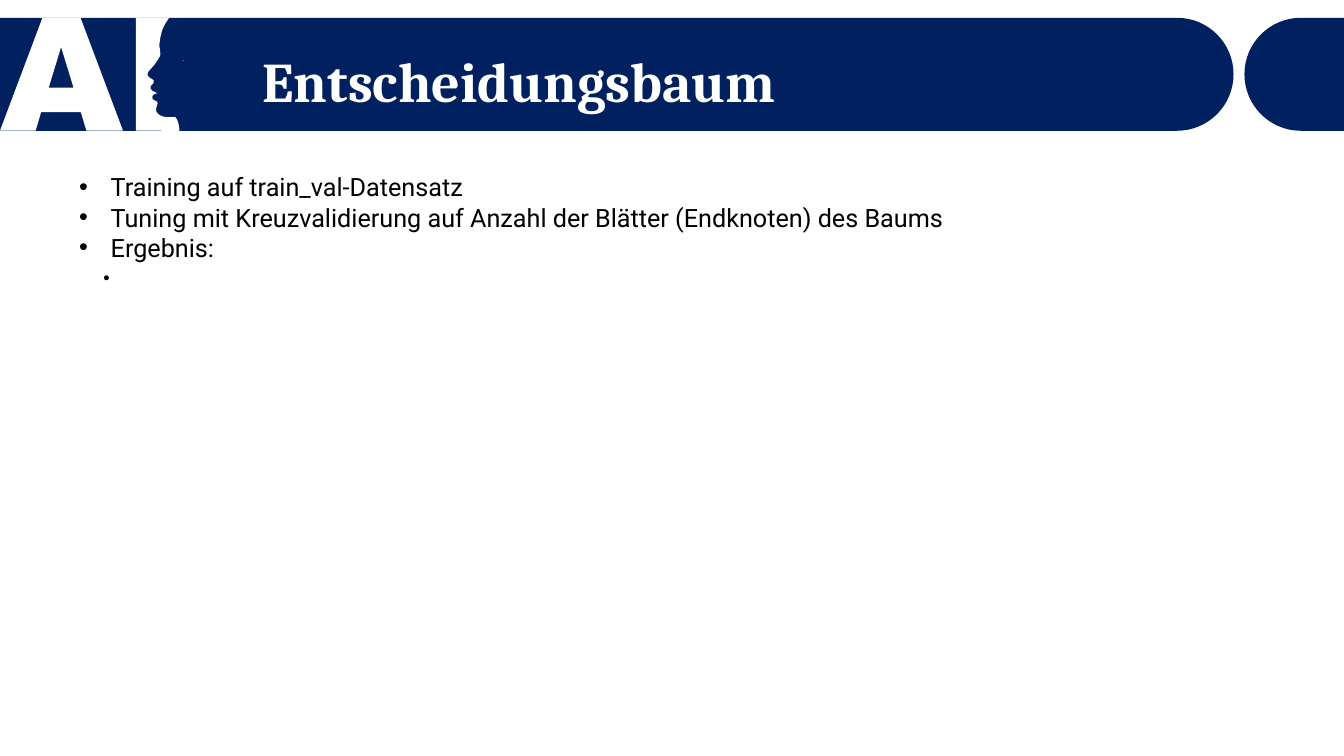
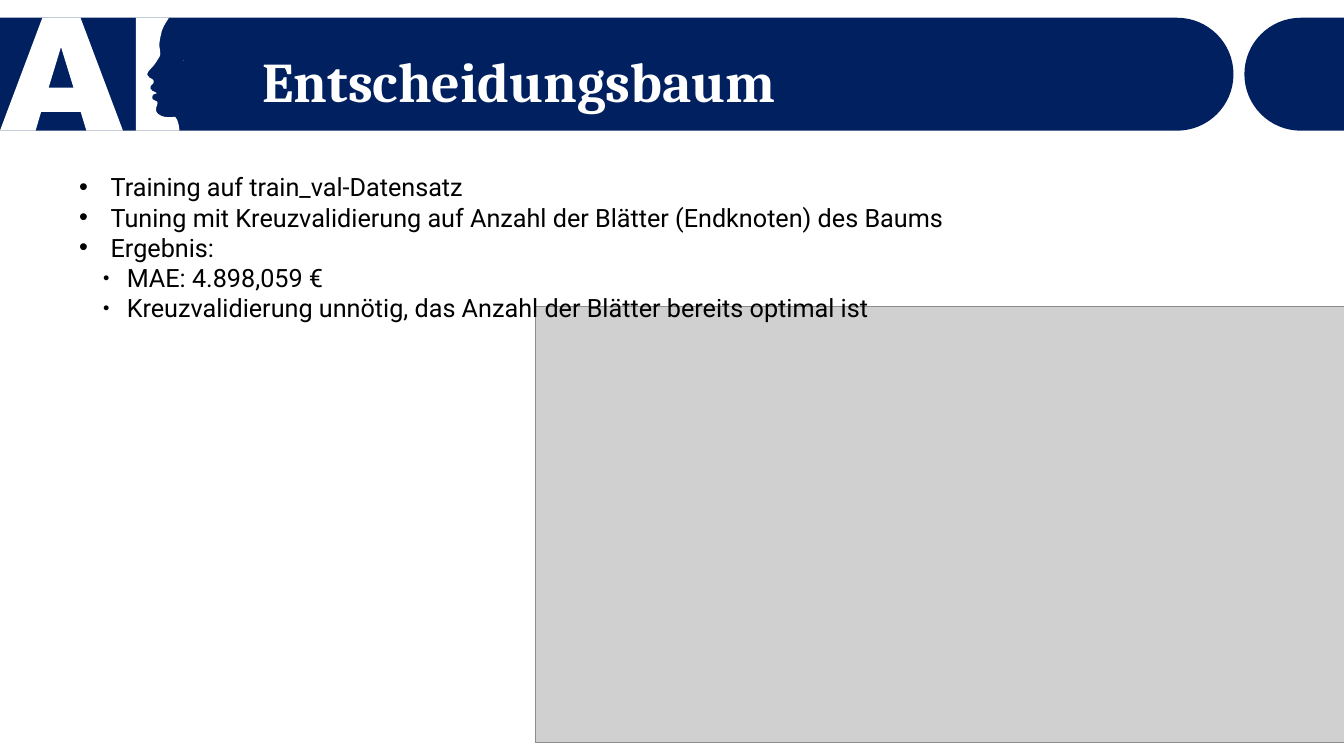
Before and after one commit to Dewin154/Projekt_Machine_Learning, a slide deck: slide 16 of Präsentation_Vorlage.pptx. Drawn at 1344x756 pixels with LibreOffice and Linux fonts; fonts in the diff are those of the drawing; grey boxes stand for pictures. Boxes give left, top, right and bottom in pixels: in the first picture for what was removed or moved away, otherwise in the second. Text is boxed around its words. In the diff, an @@ line names an element or a change of style, - is before the commit and + after.

```diff
--- a/Präsentation_Vorlage.pptx
+++ b/Präsentation_Vorlage.pptx
@@ freeform shape at <box>0,18,184,131</box>: outline redrawn @@
@@ text at <box>127,269,868,323</box>: paragraphs added @@
+  ● MAE: 4.898,059 €
+  ● Kreuzvalidierung unnötig, das Anzahl der Blätter bereits optimal ist
@@ picture added at <box>535,307,1344,743</box> @@
```
Also in this commit, not shown: 18 other slides changed.
